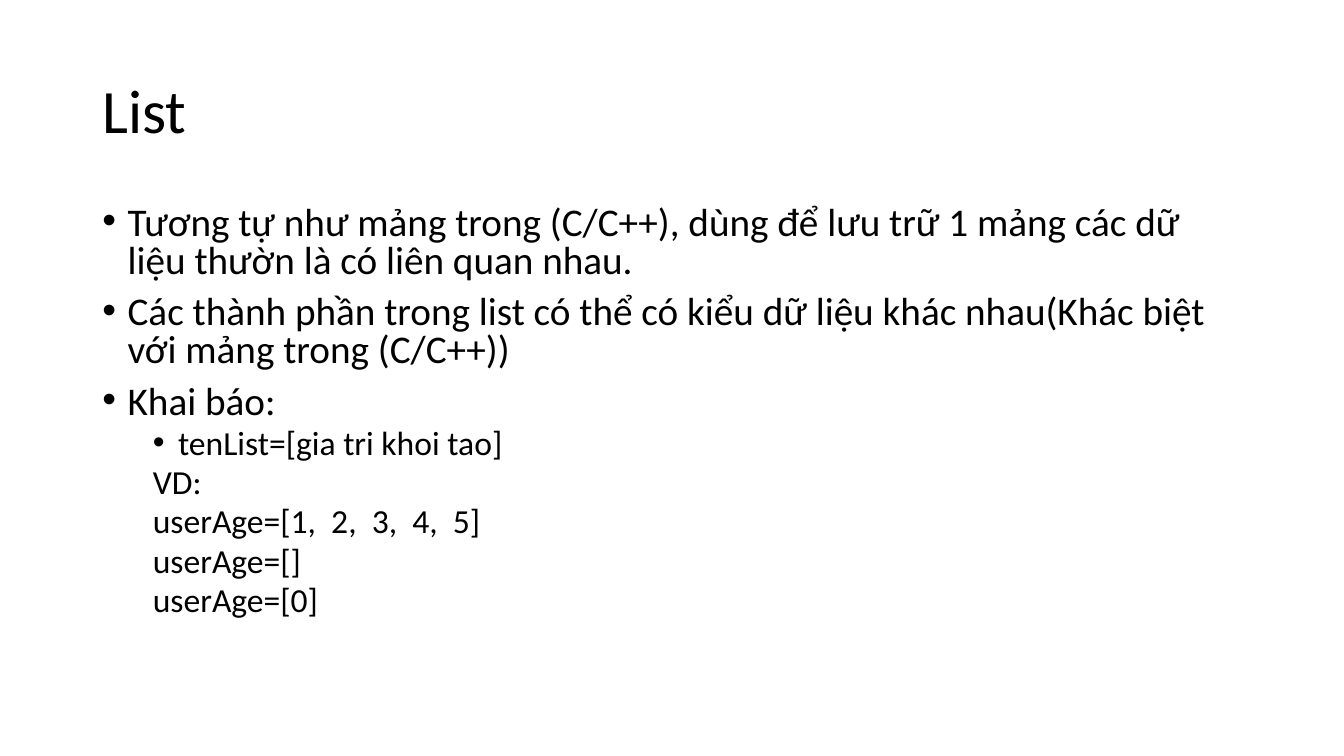
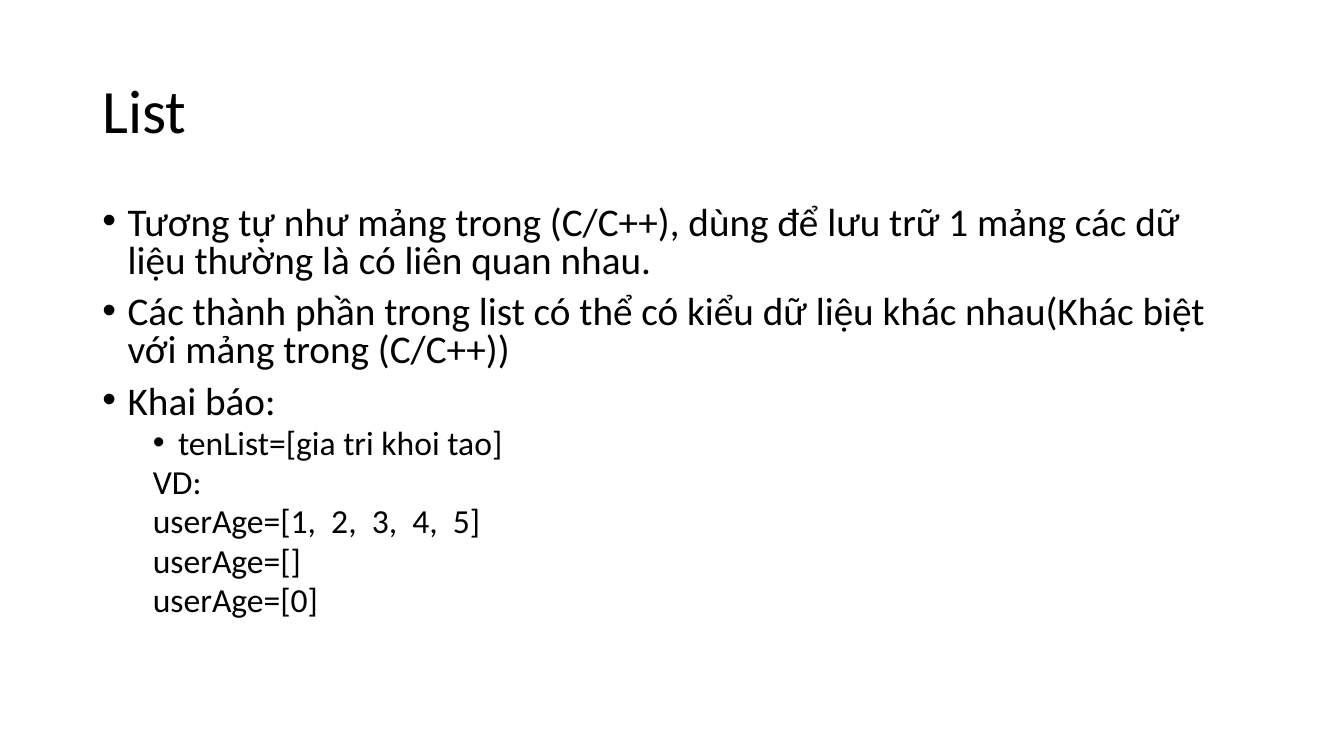
Before and after one commit to levinhhoang16/PyOpenCVCourse, a slide deck: slide 28 of Lecture/[01]PythonCoban.pptx. Drawn at 1344x756 pixels with LibreOffice and Linux fonts; fonts in the diff are those of the drawing. Boxes give left, top, right and bottom in pixels: in the first picture for what was removed or moved away, otherwise in the second. Text is boxed around its words. In the diff, an @@ line names an element or a change of style, - is before the commit and + after.

```diff
--- a/Lecture/[01]PythonCoban.pptx
+++ b/Lecture/[01]PythonCoban.pptx
@@ text at <box>128,205,1179,281</box>: text changed @@
-• Tương tự như mảng trong (C/C++), dùng để lưu trữ 1 mảng các dữ liệu thườn là có liên quan nhau.
+• Tương tự như mảng trong (C/C++), dùng để lưu trữ 1 mảng các dữ liệu thường là có liên quan nhau.
```
Also in this commit, not shown: 2 other slides changed, 19 other files.
